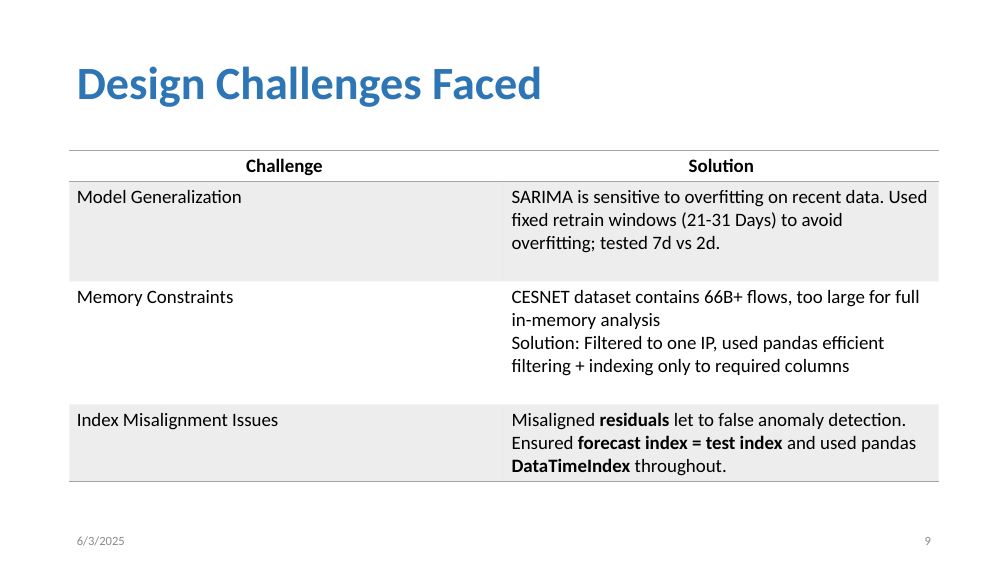
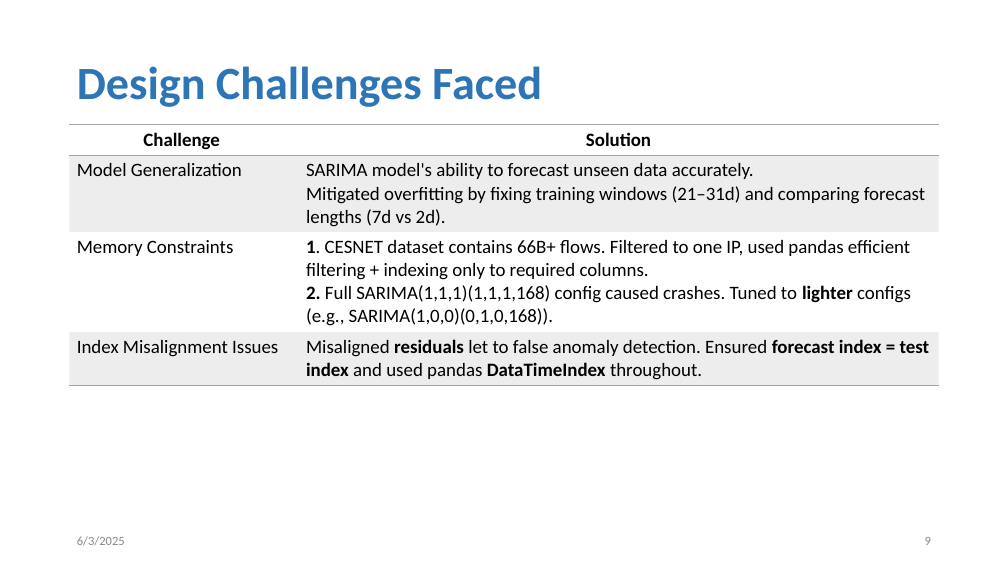
Before and after one commit to tanjilaahmed2/cesnet-anomaly-detection, a slide deck: slide 9 of LBNL Panel Interview_Tanjila.pptm. Drawn at 1008x567 pixels with LibreOffice and Linux fonts; fonts in the diff are those of the drawing. Boxes give left, top, right and bottom in pixels: in the first picture for what was removed or moved away, otherwise in the second. Text is boxed around its words. In the diff, an @@ line names an element or a change of style, - is before the commit and + after.

```diff
--- a/LBNL Panel Interview_Tanjila.pptm
+++ b/LBNL Panel Interview_Tanjila.pptm
@@ table at [70,125,939,384] @@
-row 2, column 2: SARIMA is sensitive to overfitting on recent data. Used fixed retrain windows (21-31 Days) to avoid overfitting; tested 7d vs 2d.
+row 2, column 2: SARIMA model's ability to forecast unseen data accurately. Mitigated overfitting by fixing training windows (21–31d) and comparing forecast lengths (7d vs 2d).
-row 3, column 2: CESNET dataset contains 66B+ flows, too large for full in-memory analysis / Solution: Filtered to one IP, used pandas efficient filtering + indexing only to required columns
+row 3, column 2: 1. CESNET dataset contains 66B+ flows. Filtered to one IP, used pandas efficient filtering + indexing only to required columns. / 2. Full SARIMA(1,1,1)(1,1,1,168) config caused crashes. Tuned to lighter configs (e.g., SARIMA(1,0,0)(0,1,0,168)).
@@ table: place and size @@
-table at [70,151,939,480]
+table at [70,125,939,384]
```
Also in this commit, not shown: 8 other slides changed, 1 slide removed.
